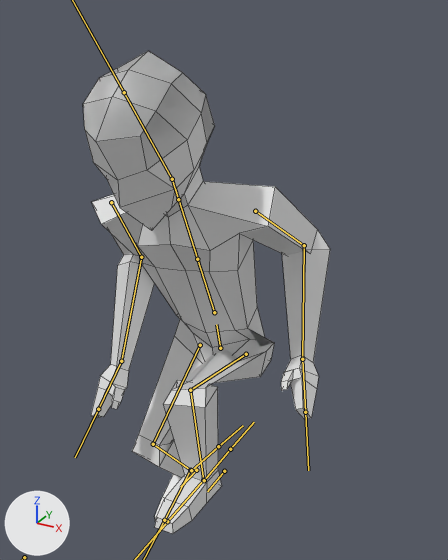
Before and after pictures for a commit that changed the FBX model Games Fleadh Maze Game/Assets/Character/character idle.fbx.
Both versions are drawn from a 50 mm lens placed at (7.18, -15.48, 13.24), pointed at (-0.5, -1.52, 6.26). Arrows for +X, +Y and +Z are at lower left; the lights stay in place. Both versions are drawn at frame 16 of the action 'Armature|running forward'; the numbers are the values there. The bones that bend it are drawn over the model as lines. Mesh edges are drawn as thin lines.
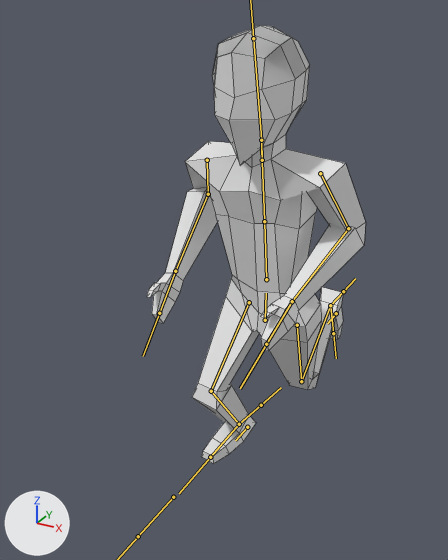
Where the change shows, as pixel boxes (x1, y1, x2, y2) in the pictures (448 x 560 px):
'Cube', posed (11% narrower, 9% shorter)
    before: (83, 51, 330, 534)
    after: (147, 26, 366, 464)
bone 'hip', root to tip
    before: (220, 348) to (216, 324)
    after: (265, 320) to (266, 293)
bone 'tummy', root to tip
    before: (214, 312) to (197, 259)
    after: (266, 279) to (264, 221)
bone 'chest', root to tip
    before: (197, 259) to (175, 188)
    after: (264, 221) to (261, 148)
bone 'head', root to tip
    before: (172, 179) to (124, 92)
    after: (261, 140) to (253, 38)
bone 'L upper arm', root to tip
    before: (255, 211) to (304, 245)
    after: (320, 173) to (348, 228)
bone 'L lower arm', root to tip
    before: (304, 245) to (302, 359)
    after: (348, 228) to (292, 301)
bone 'L hand', root to tip
    before: (302, 359) to (305, 412)
    after: (292, 301) to (266, 344)
bone 'R upper arm.001', root to tip
    before: (111, 202) to (141, 257)
    after: (207, 160) to (208, 194)
bone 'R lower arm.001', root to tip
    before: (141, 257) to (121, 361)
    after: (208, 194) to (175, 271)
bone 'R hand.001', root to tip
    before: (121, 361) to (98, 409)
    after: (175, 271) to (159, 313)
bone 'L upper leg', root to tip
    before: (246, 354) to (190, 390)
    after: (297, 325) to (301, 381)
bone 'L lower leg', root to tip
    before: (190, 390) to (203, 480)
    after: (301, 381) to (330, 305)
bone 'L foot', root to tip
    before: (203, 480) to (167, 521)
    after: (330, 305) to (333, 333)
bone 'R upper leg.001', root to tip
    before: (200, 345) to (153, 444)
    after: (249, 302) to (211, 391)
bone 'R lower leg.001', root to tip
    before: (153, 444) to (190, 470)
    after: (211, 391) to (239, 424)
bone 'R foot.001', root to tip
    before: (190, 470) to (164, 520)
    after: (239, 424) to (210, 457)

The change in detail:
Bone 'hip' (bone_hip) moves from (-0.04, -1.88, 2.51) to (0.16, -2.07, 0.05).
Bone 'hip' (bone_hip) turns from (17, 6, 0) to (0, 0, 0) degrees about its own x, y and z.
Bone 'tummy' (bone_tummy) turns from (5, 3, 4) to (8, 0, 0) degrees about its own x, y and z.
Bone 'chest' (bone_chest) is rescaled from (1.0, 1.0, 1.0) to (1.02, 1.02, 1.02).
Bone 'head' (bone_head) turns from (16, -8, -2) to (4, 0, 0) degrees about its own x, y and z.
Bone 'L upper arm' (bone_l_upper_arm) moves from (-0.16, 0.11, -0.16) to (-0.01, 0.05, 0.0).
Bone 'L upper arm' (bone_l_upper_arm) turns from (-70, 26, 4) to (-86, 26, -25) degrees about its own x, y and z.
Bone 'L lower arm' (bone_l_lower_arm) turns from (-4, 13, -73) to (11, -10, -92) degrees about its own x, y and z.
Bone 'L hand' (bone_l_hand) turns from (21, -7, -27) to (0, 0, 0) degrees about its own x, y and z.
Bone 'R upper arm.001' (bone_r_upper_arm_001) moves from (-0.01, 0.25, 0.06) to (0.0, 0.17, 0.0).
Bone 'R upper arm.001' (bone_r_upper_arm_001) turns from (-94, -44, 4) to (-18, -22, -64) degrees about its own x, y and z.
Bone 'R lower arm.001' (bone_r_lower_arm_001) turns from (3, -6, 59) to (-87, 24, 8) degrees about its own x, y and z.
Bone 'R hand.001' (bone_r_hand_001) turns from (-7, -3, -8) to (0, 0, 0) degrees about its own x, y and z.
Bone 'L upper leg' (bone_l_upper_leg) moves from (0.0, 0.0, 0.0) to (-0.28, -0.05, -0.02).
Bone 'L upper leg' (bone_l_upper_leg) turns from (115, 8, -9) to (-26, 3, -9) degrees about its own x, y and z.
Bone 'L lower leg' (bone_l_lower_leg) turns from (8, -12, 104) to (-7, 9, 92) degrees about its own x, y and z.
Bone 'L foot' (bone_l_foot) turns from (14, 2, -17) to (12, -3, 4) degrees about its own x, y and z.
Bone 'R upper leg.001' (bone_r_upper_leg_001) moves from (0.0, 0.0, 0.0) to (0.03, -0.44, -0.11).
Bone 'R upper leg.001' (bone_r_upper_leg_001) turns from (55, 7, -4) to (33, 1, -5) degrees about its own x, y and z.
Bone 'R lower leg.001' (bone_r_lower_leg_001) turns from (7, -6, 75) to (7, -5, 68) degrees about its own x, y and z.
Bone 'R foot.001' (bone_r_foot_001) turns from (15, 5, 5) to (32, 3, 3) degrees about its own x, y and z.
